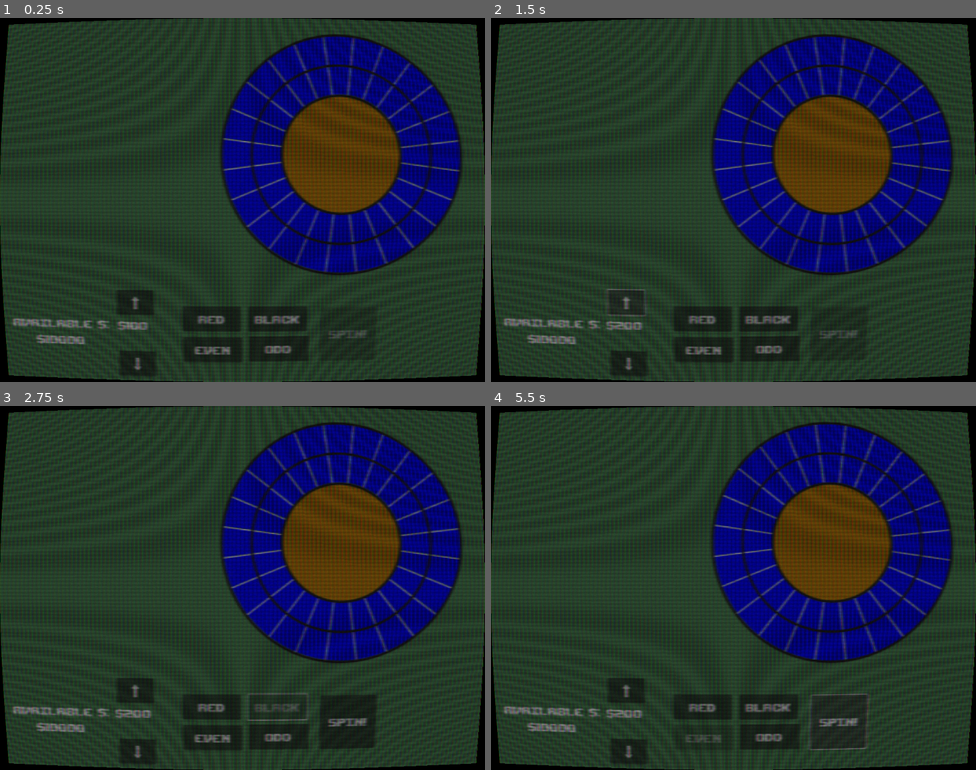
Above: before the commit, frames 1-4 (two rows, left to right).
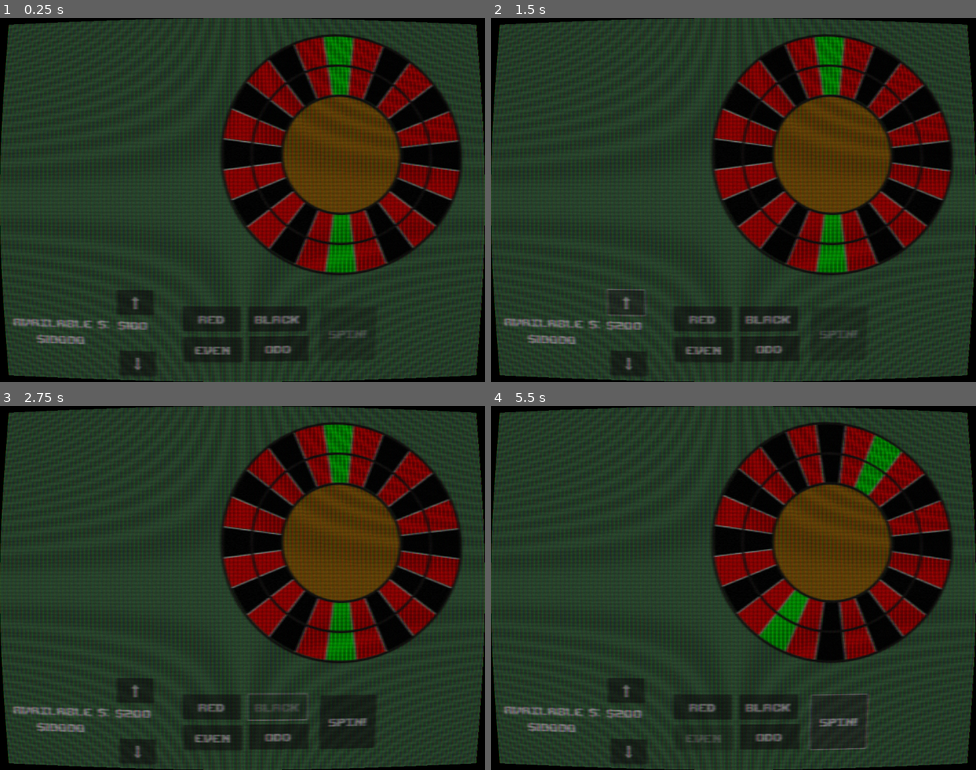
Above: after the commit, the same moments.

Repository: RossRKK/gmtk-game-jam-2025
Game: Godot game, scene res://scenes/roulette_scene.tscn
The game is run twice, just before and just after one commit, with the same random seed, the same clock (stepped at 60 frames per second) and the same inputs.
Inputs:
- Up to frame 1 (0.25 s): no input
- Up to frame 2 (1.5 s): click "⬇" at 0.5 s; click "⬆" at 1.25 s
- Up to frame 3 (2.75 s): click "Black" at 2 s
- Up to frame 4 (5.5 s): click "Red" at 2.75 s; click "Odd" at 3.5 s; click "Even" at 4.25 s; click "Spin!" at 5 s

The runs differ from the first frame. In frame 1, 18% of the frame differs, in the area x 45-96%, y 5-71%; in frame 2, 18%; in frame 3, 18%; in frame 4, 18%, in the area x 45-96%, y 5-70%.

Commit message:
Populate the wheel properly

Diff:
--- a/scripts/roulette_wheel/segment.gd
+++ b/scripts/roulette_wheel/segment.gd
@@ -6,6 +6,16 @@
 	Black,
 	Zero,
 }
+
+func get_colour_for_roulette_colour(seg_colour: RouletteColour) -> Color:
+	if seg_colour == RouletteColour.Red:
+		return Color(1, 0, 0)
+	if seg_colour == RouletteColour.Black:
+		return Color(0, 0, 0)
+	if seg_colour == RouletteColour.Zero:
+		return Color(0, 1, 0)
+
+	return Color(1, 0, 1)
 
 var game: Game = Game.get_instance()
 
@@ -29,7 +39,7 @@
 func _ready() -> void:
 	sprite = Sprite2D.new()
 	sprite.texture = load("res://assets/png/segment.png")
-	sprite.modulate = Color(0, 0, 1)
+	sprite.modulate = get_colour_for_roulette_colour(colour)
 	add_child(sprite)
 
 
--- a/scripts/roulette_wheel/segment_handler.gd
+++ b/scripts/roulette_wheel/segment_handler.gd
@@ -10,8 +10,12 @@
 # Called when the node enters the scene tree for the first time.
 func _ready() -> void:
 	for i in range(game.WHEEL_SIZE):
-		var colour: Segment.RouletteColour = Segment.RouletteColour.Black if i % 2 == 0 else Segment.RouletteColour.Red
-		add_child(Segment.new(colour, i, i))
+		if i == 0 or i == game.WHEEL_SIZE/2:
+			var colour: Segment.RouletteColour = Segment.RouletteColour.Zero
+			add_child(Segment.new(colour, 0, i))
+		else:
+			var colour: Segment.RouletteColour = Segment.RouletteColour.Black if i % 2 == 0 else Segment.RouletteColour.Red
+			add_child(Segment.new(colour, i, i))
 
 
 # Called every frame. 'delta' is the elapsed time since the previous frame.
Not shown: 1 places in scenes/roulette_scene.tscn that only renumber resources
